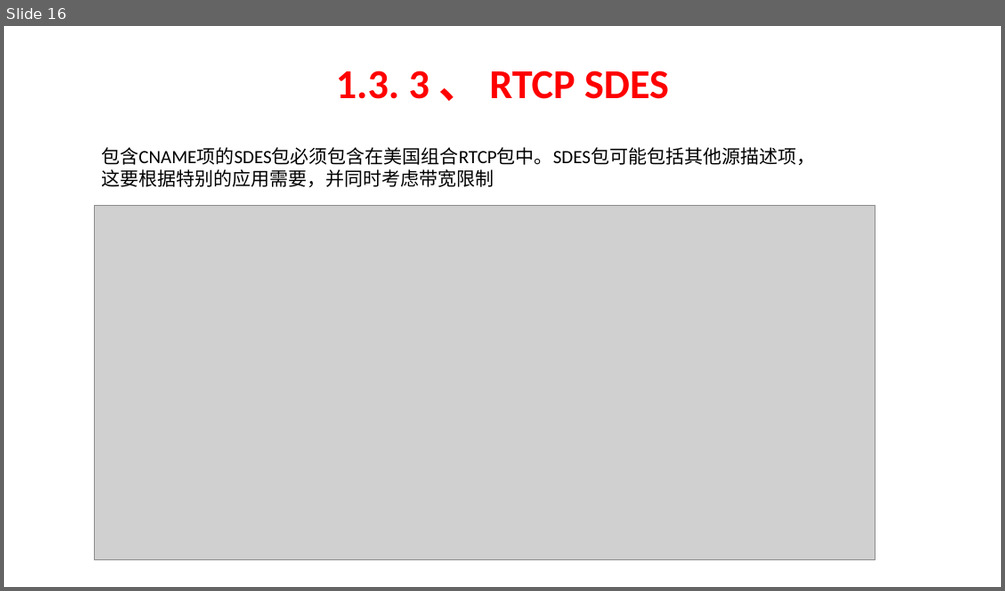
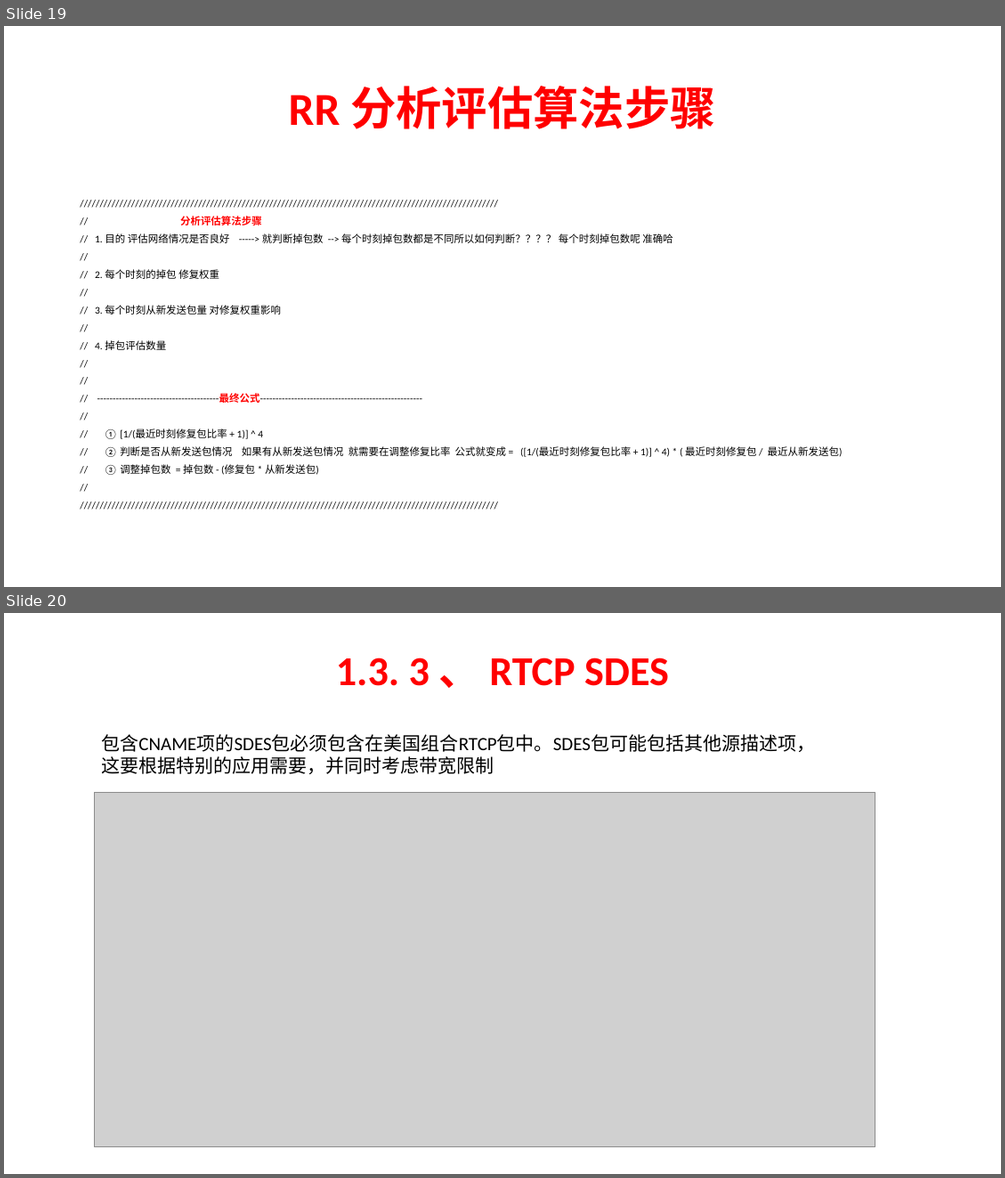
Before and after one commit to chensongpoixs/crtc_doc, a slide deck: WebRTC服务质量(Qos)/3、RTCP协议.pptx. Shown one above the other, each under a label of ours: slide 16 before the commit, slides 19 and 20 after it. The pictures are 1005x591 and 1005x1178 pixels, drawn with LibreOffice and Linux fonts; fonts in the diff are those of the drawing; grey boxes stand for pictures. Boxes give left, top, right and bottom in pixels: in the first picture for what was removed or moved away, otherwise in the second. Text is boxed around its words. In the diff, an @@ line names an element or a change of style, - is before the commit and + after.

Commit message:
[RR 算法分析]

```diff
--- a/WebRTC服务质量(Qos)/3、RTCP协议.pptx
+++ b/WebRTC服务质量(Qos)/3、RTCP协议.pptx
@@ slide 19 added at (4, 26, 1001, 587), background #FFFFFF @@
@@ title added at (289, 86, 716, 129), 44 pt, text #FF0000, bold @@
+RR 分析评估算法步骤
@@ text added at (95, 216, 842, 475), 9.8 pt, text #000000 @@
+//////////////////////////////////////////////////////////////////////////////////////////////////////////
+// 分析评估算法步骤
+// 1. 目的 评估网络情况是否良好 -----> 就判断掉包数 --> 每个时刻掉包数都是不同所以如何判断？？？？ 每个时刻掉包数呢 准确哈
+//
+// 2. 每个时刻的掉包 修复权重
+//
+// 3. 每个时刻从新发送包量 对修复权重影响
+//
+// 4. 掉包评估数量
+//
+//
+// ---------------------------------------最终公式----------------------------------------------------
+//
+// ① [1/(最近时刻修复包比率 + 1)] ^ 4
+// ② 判断是否从新发送包情况 如果有从新发送包情况 就需要在调整修复比率 公式就变成 = ([1/(最近时刻修复包比率 + 1)] ^ 4) * ( 最近时刻修复包 / 最近从新发送包)
+// ③ 调整掉包数 = 掉包数 - (修复包 * 从新发送包)
+//
+//////////////////////////////////////////////////////////////////////////////////////////////////////////
@@ what was slide 16 is now slide 20 @@
```
Also in this commit, not shown: 3 other slides added.
